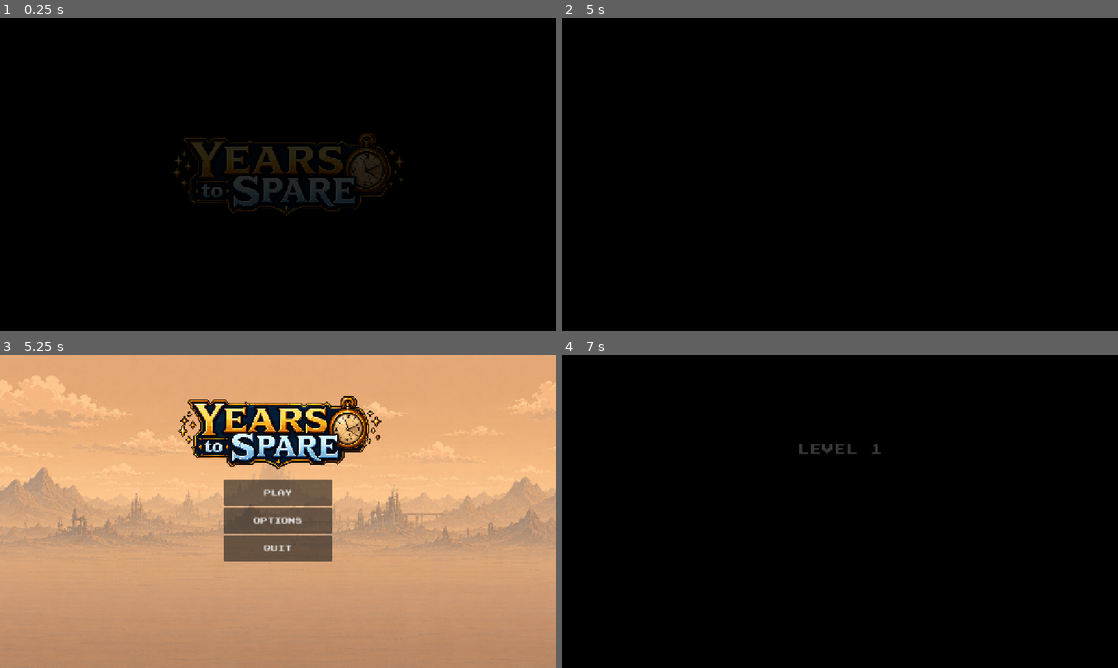
Above: before the commit, frames 1-4 (two rows, left to right).
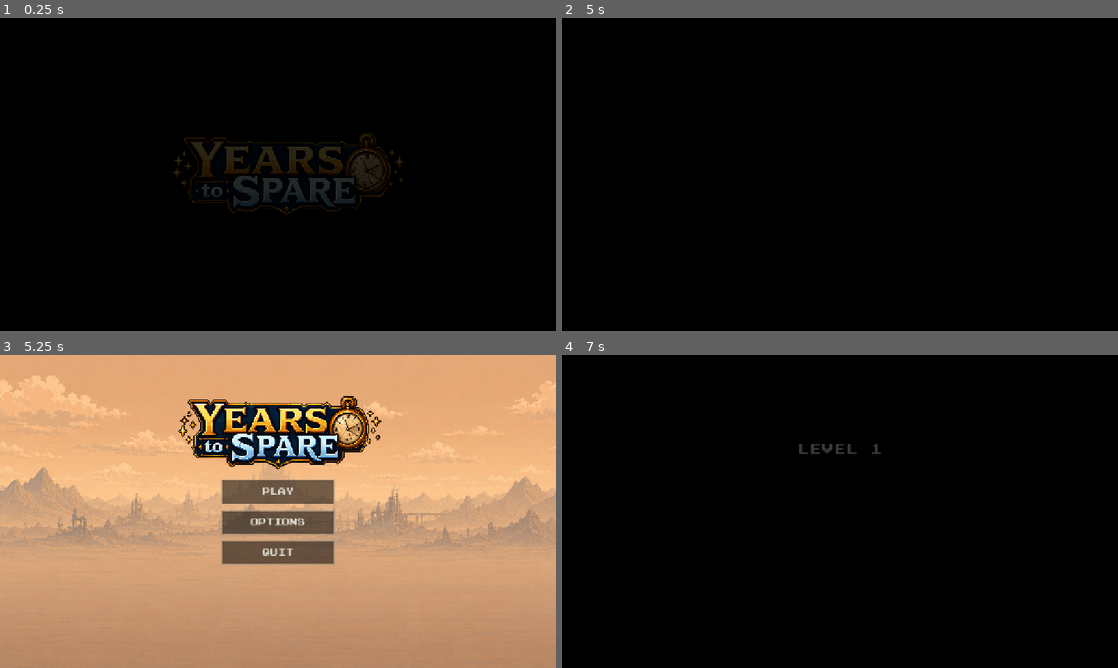
Above: after the commit, the same moments.

Repository: Zeyadzahran/years-to-spare
Game: Godot game, scene res://src/levels/logo.tscn
Two runs of this game, one before a commit and one after it. Both use one fixed random seed, a clock stepped at 60 frames per second and the inputs below.
Inputs:
- Up to frame 1 (0.25 s): no input
- Up to frame 2 (5 s): tap Enter at 0.5 s; hold D (move_right) 0.53-2.03 s; tap J (attack) at 0.6, 4.35 s; tap Space (jump) at 0.77, 1.52, 3.02, 3.77, 4.52 s; tap S (crouch) at 1.35 s; tap R (restart) at 2, 2.75, 3.5 s; hold A (move_left) 2.03-2.78 s; tap E (time_rewind) at 2.1 s; hold D (move_right) 2.78-4.28 s; tap Shift (time_slow) at 2.85 s; tap Q (time_stop) at 3.6 s; hold A (move_left) from 4.28 s (still down)
- Up to frame 3 (5.25 s): release A (move_left) at 5.03 s; hold D (move_right) from 5.03 s (still down); hold S (crouch) from 5.03 s (still down)
- Up to frame 4 (7 s): release D (move_right) at 5.75 s; release S (crouch) at 5.75 s; click "PLAY" at 5.75 s; tap R (restart) at 6.5 s; hold A (move_left) from 6.53 s (still down); tap E (time_rewind) at 6.6 s; tap Space (jump) at 6.77 s

Frames 1-2 are identical in both runs. In frame 3, 1.8% of the frame differs, in the area x 39-61%, y 39-68%; in frame 4, nothing differs.

Commit message:
STYLE buttons

Diff:
--- a/src/levels/main_menu.tscn
+++ b/src/levels/main_menu.tscn
@@ -4,6 +4,54 @@
 [ext_resource type="Texture2D" uid="uid://bvj72uiog0d4l" path="res://assets/intro/background1.png" id="1_fldhf"]
 [ext_resource type="FontFile" uid="uid://ch88yap8gjhin" path="res://assets/fonts/prstart.ttf" id="3_0ukkc"]
 [ext_resource type="Texture2D" uid="uid://bo2po76biirp5" path="res://assets/intro/logo.png" id="3_fxx5w"]
+
+[sub_resource type="StyleBoxFlat" id="StyleBoxFlat_btn_normal"]
+content_margin_left = 18.0
+content_margin_top = 10.0
+content_margin_right = 18.0
+content_margin_bottom = 10.0
+bg_color = Color(0.0784314, 0.0745098, 0.0705882, 0.588235)
+border_width_left = 2
+border_width_top = 2
+border_width_right = 2
+border_width_bottom = 2
+border_color = Color(0.541176, 0.521569, 0.462745, 0.470588)
+
+[sub_resource type="StyleBoxFlat" id="StyleBoxFlat_btn_hover"]
+content_margin_left = 18.0
+content_margin_top = 10.0
+content_margin_right = 18.0
+content_margin_bottom = 10.0
+bg_color = Color(0.176471, 0.156863, 0.121569, 0.784314)
+border_width_left = 2
+border_width_top = 2
+border_width_right = 2
+border_width_bottom = 2
+border_color = Color(0.898039, 0.717647, 0.356863, 0.941176)
+
+[sub_resource type="StyleBoxFlat" id="StyleBoxFlat_btn_pressed"]
+content_margin_left = 18.0
+content_margin_top = 12.0
+content_margin_right = 18.0
+content_margin_bottom = 8.0
+bg_color = Color(0.898039, 0.717647, 0.356863, 0.870588)
+border_width_left = 2
+border_width_top = 2
+border_width_right = 2
+border_width_bottom = 2
+border_color = Color(0.988235, 0.87451, 0.6, 1)
+
+[sub_resource type="StyleBoxFlat" id="StyleBoxFlat_btn_focus"]
+content_margin_left = 18.0
+content_margin_top = 10.0
+content_margin_right = 18.0
+content_margin_bottom = 10.0
+bg_color = Color(0, 0, 0, 0)
+border_width_left = 2
+border_width_top = 2
+border_width_right = 2
+border_width_bottom = 2
+border_color = Color(0.898039, 0.717647, 0.356863, 0.627451)
 
 [node name="MainMenu" type="Control" unique_id=1747615885]
 layout_mode = 3
@@ -55,29 +103,57 @@
 anchor_top = 0.5
 anchor_right = 0.5
 anchor_bottom = 0.5
-offset_left = -125.0
+offset_left = -130.0
 offset_top = -73.0
-offset_right = 125.0
-offset_bottom = 146.0
+offset_right = 130.0
+offset_bottom = 123.0
 grow_horizontal = 2
 grow_vertical = 2
+theme_override_constants/separation = 14
 
 [node name="PlayButton" type="Button" parent="VBoxContainer" unique_id=1570370631]
-custom_minimum_size = Vector2(250, 60)
+custom_minimum_size = Vector2(260, 56)
 layout_mode = 2
+theme_override_colors/font_color = Color(0.858824, 0.843137, 0.8, 1)
+theme_override_colors/font_hover_color = Color(0.988235, 0.921569, 0.741176, 1)
+theme_override_colors/font_pressed_color = Color(0.0784314, 0.0705882, 0.0588235, 1)
+theme_override_colors/font_focus_color = Color(0.988235, 0.921569, 0.741176, 1)
 theme_override_fonts/font = ExtResource("3_0ukkc")
+theme_override_font_sizes/font_size = 18
+theme_override_styles/normal = SubResource("StyleBoxFlat_btn_normal")
+theme_override_styles/hover = SubResource("StyleBoxFlat_btn_hover")
+theme_override_styles/pressed = SubResource("StyleBoxFlat_btn_pressed")
+theme_override_styles/focus = SubResource("StyleBoxFlat_btn_focus")
 text = "PLAY"
 
 [node name="OptionsButton" type="Button" parent="VBoxContainer" unique_id=780250559]
-custom_minimum_size = Vector2(250, 60)
+custom_minimum_size = Vector2(260, 56)
 layout_mode = 2
+theme_override_colors/font_color = Color(0.858824, 0.843137, 0.8, 1)
+theme_override_colors/font_hover_color = Color(0.988235, 0.921569, 0.741176, 1)
+theme_override_colors/font_pressed_color = Color(0.0784314, 0.0705882, 0.0588235, 1)
+theme_override_colors/font_focus_color = Color(0.988235, 0.921569, 0.741176, 1)
 theme_override_fonts/font = ExtResource("3_0ukkc")
+theme_override_font_sizes/font_size = 18
+theme_override_styles/normal = SubResource("StyleBoxFlat_btn_normal")
+theme_override_styles/hover = SubResource("StyleBoxFlat_btn_hover")
+theme_override_styles/pressed = SubResource("StyleBoxFlat_btn_pressed")
+theme_override_styles/focus = SubResource("StyleBoxFlat_btn_focus")
 text = "OPTIONS"
 
 [node name="QuitButton" type="Button" parent="VBoxContainer" unique_id=480830174]
-custom_minimum_size = Vector2(250, 60)
+custom_minimum_size = Vector2(260, 56)
 layout_mode = 2
+theme_override_colors/font_color = Color(0.858824, 0.843137, 0.8, 1)
+theme_override_colors/font_hover_color = Color(0.988235, 0.921569, 0.741176, 1)
+theme_override_colors/font_pressed_color = Color(0.0784314, 0.0705882, 0.0588235, 1)
+theme_override_colors/font_focus_color = Color(0.988235, 0.921569, 0.741176, 1)
 theme_override_fonts/font = ExtResource("3_0ukkc")
+theme_override_font_sizes/font_size = 18
+theme_override_styles/normal = SubResource("StyleBoxFlat_btn_normal")
+theme_override_styles/hover = SubResource("StyleBoxFlat_btn_hover")
+theme_override_styles/pressed = SubResource("StyleBoxFlat_btn_pressed")
+theme_override_styles/focus = SubResource("StyleBoxFlat_btn_focus")
 text = "QUIT"
 
 [connection signal="pressed" from="VBoxContainer/PlayButton" to="." method="_on_play_button_pressed"]
